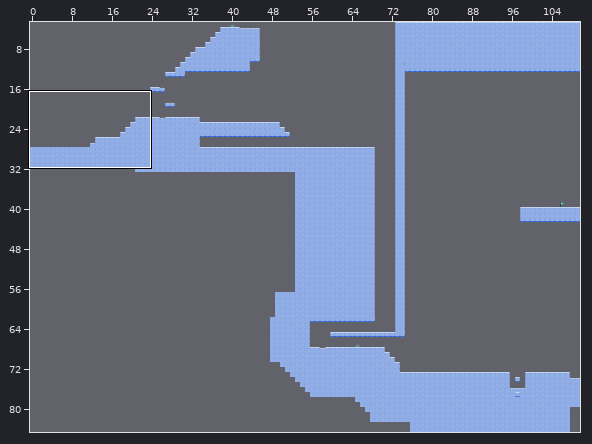
Tiled map: assets/maps/level_2.tmx. Above, an overview of the earlier version with the close-up marked.
Close-up. Before the commit:
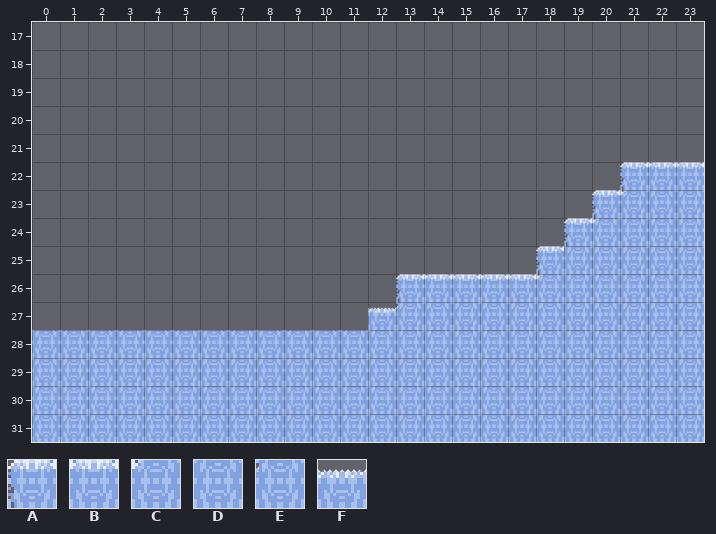
Cells are 128x128 px. Shown: x 0..23, y 17..31. The commit also changed other parts of the map, which this record leaves out.
Key: from "ice_with_water_tileset": A 0, B 1, C 5, D 9; from "ice_with_water_tileset_spikes": E 4, F 19.
_ is an empty cell.
Layers that did not change in this view are not listed.
Layer "wall_contact" before, first column x 0:
17 ________________________
18 ________________________
19 ________________________
20 ________________________
21 ________________________
22 _____________________ABB
23 ____________________ACDD
24 ___________________ACDDD
25 __________________ADDDDD
26 _____________ABB_BCDDDDD
27 _____________EDDDDDDDDDD
28 DDDDDDDDDDDDDDDDDDDDDDDD
29 DDDDDDDDDDDDDDDDDDDDDDDD
30 DDDDDDDDDDDDDDDDDDDDDDDD
31 DDDDDDDDDDDDDDDDDDDDDDDD
After:
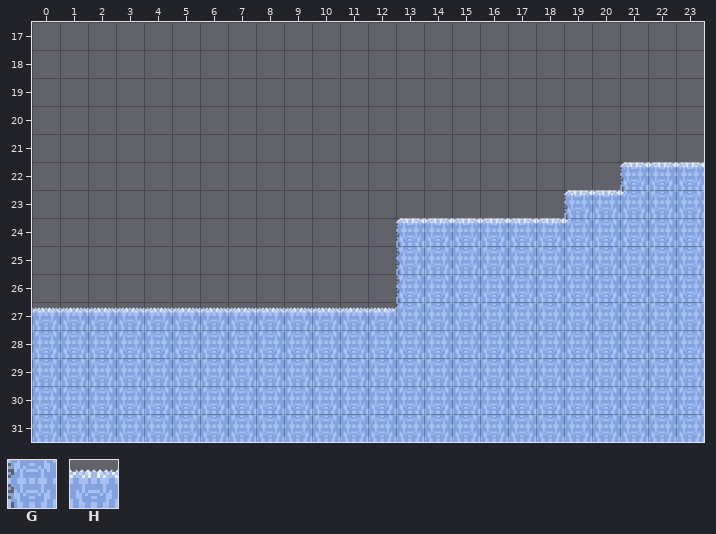
Further tiles: from "ice_with_water_tileset": G 8; from "ice_with_water_tileset_spikes": H 1.
Change:
Layer "wall_contact":
The edit adds tile A in row 23 at x 19; in row 24 at x 13.
Tile A gives way to tile B in row 23 at x 20.
The edit adds tile B in row 24 at x 14 to 16 and 18.
Tile A gives way to tile C in row 24 at x 19.
Tile A gives way to tile D in row 25 at x 18.
Tile B gives way to tile D in row 26 at x 14 to 15 and 17.
Tile C gives way to tile D in row 24 at x 20; in row 26 at x 18.
The edit adds tile D in row 25 at x 14 to 17; in row 26 at x 16.
Tile A gives way to tile G in row 26 at x 13.
The edit adds tile G in row 25 at x 13.
Layer "death":
The edit adds tile H in row 27 at x 0 to 11.
Layer "start_level_marker":
The edit adds tile B in row 24 at x 17.
Tile B is gone in row 26 at x 16.
